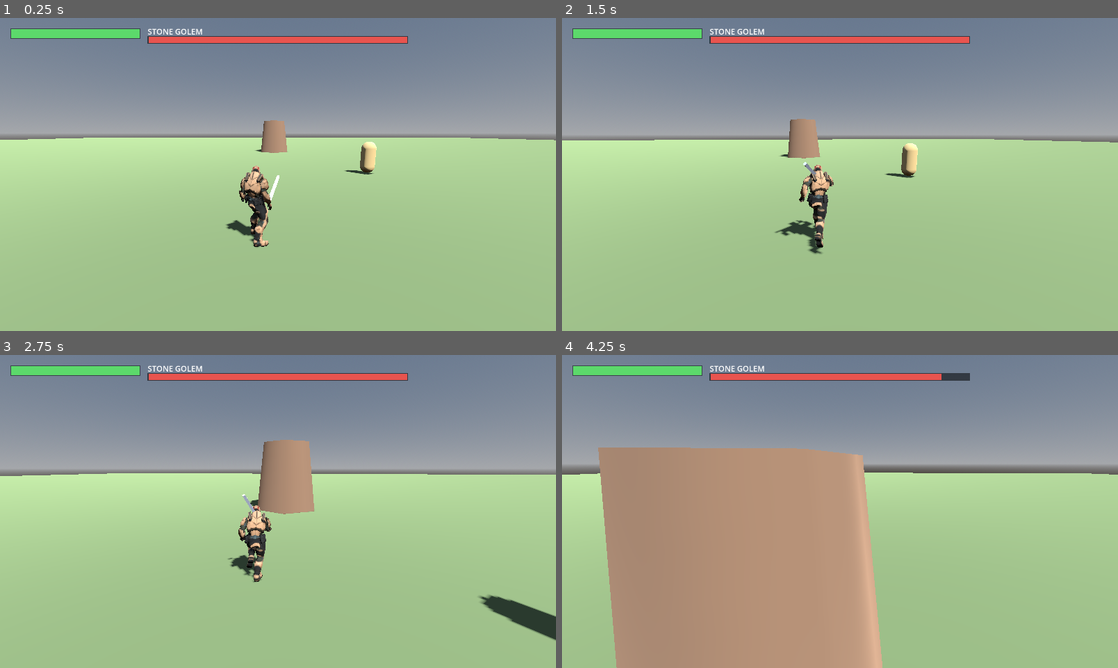
Above: before the commit, frames 1-4 (two rows, left to right).
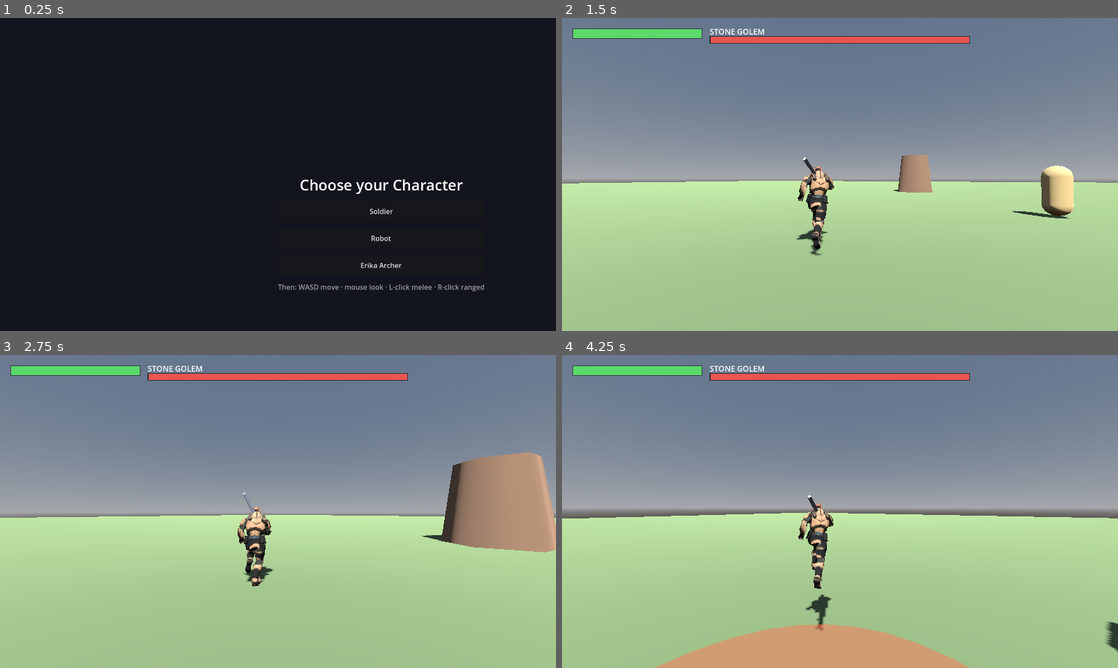
Above: after the commit, the same moments.

Repository: alison-crypto/Bossraid
Game: Godot game, scene res://Select.tscn
The game is run twice, just before and just after one commit, with the same random seed, the same clock (stepped at 60 frames per second) and the same inputs. Before the commit the project starts from res://Main.tscn.
Inputs (mouse positions are in pixels of both pictures, inside the frame that each line leads up to):
- Up to frame 1 (0.25 s): no input
- Up to frame 2 (1.5 s): click (945, 212) at 0.5 s, where only the run after the commit has a clickable "Soldier"; tap Enter at 1.25 s; move the mouse to (867, 174) at 1.27 s; hold W from 1.28 s (still down); hold Shift from 1.28 s (still down); click (867, 174) at 1.42 s
- Up to frame 3 (2.75 s): keep holding W; tap Space at 1.52, 2.27 s; move the mouse to (250, 511) at 2.02 s; release Shift at 2.03 s; tap Shift at 2.1 s; click (250, 511) at 2.17 s
- Up to frame 4 (4.25 s): keep holding W; move the mouse to (851, 505) at 2.77 s; hold Shift 2.78-3.53 s; click (851, 505) at 2.92 s; move the mouse to (834, 517) at 3.52 s; tap Shift at 3.6 s; click (834, 517) at 3.67 s; tap Space at 3.77 s

The runs differ from the first frame. In frame 1, 100% of the frame differs, in the area x 0-100%, y 0-100%; in frame 2, 25%; in frame 3, 28%; in frame 4, 48%.

Commit message:
Godot: character-select screen + attack animations
- Select.tscn/Select.gd: pick Soldier / Robot / Erika before playing; choice
  stored in a GameState autoload. Start scene is now the select menu.
- Main loads the selected character (with per-character facing flip from the
  list) instead of a hardcoded constant.
- Attack animation hookup: detect an attack clip (punch/slash/attack/swing/...),
  play it once on melee, suppress locomotion during it, and resume via
  animation_finished. Robot's built-in Punch now plays on left-click; Soldier/
  Erika will swing once a Mixamo slash clip is added.

https://claude.ai/code/session_01T2UvrvtPQEdDNw9UqU1nTn

Diff:
--- /dev/null
+++ b/godot/GameState.gd
@@ -0,0 +1,14 @@
+# Autoload singleton holding the selected character across scenes.
+extends Node
+
+# flip = face the model 180° to match its movement direction (rig-dependent).
+var characters := [
+	{"name": "Soldier", "file": "res://models/Soldier.glb", "flip": true},
+	{"name": "Robot", "file": "res://models/RobotExpressive.glb", "flip": false},
+	{"name": "Erika Archer", "file": "res://models/Erika.glb", "flip": true},
+]
+var selected := 0
+
+
+func current() -> Dictionary:
+	return characters[clampi(selected, 0, characters.size() - 1)]
--- a/godot/Main.gd
+++ b/godot/Main.gd
@@ -34,6 +34,9 @@
 var cur_anim := ""
 var idle_anim := ""
 var run_anim := ""
+var attack_anim := ""
+var attacking := false
+var face_flip := true
 var weapon: MeshInstance3D
 var weapon_attach: BoneAttachment3D
 var weapon_scaled := false
@@ -196,7 +199,9 @@
 	col.position = Vector3(0, 0.85, 0)
 	player.add_child(col)
 
-	var scene := load(CHARACTER)
+	var entry: Dictionary = GameState.current() # autoload; defaults to first character
+	face_flip = entry.get("flip", true)
+	var scene := load(entry.get("file", CHARACTER))
 	if scene:
 		model = scene.instantiate()
 		player.add_child(model)
@@ -273,20 +278,35 @@
 		return
 	var list := anim.get_animation_list()
 	print("Bossraid: character animations = ", list)
-	# Imported glTF clips don't loop by default — make locomotion clips loop.
-	for n in list:
-		var a := anim.get_animation(n)
-		if a:
-			a.loop_mode = Animation.LOOP_LINEAR
 	idle_anim = _match_anim(list, ["idle"])
 	run_anim = _match_anim(list, ["run", "jog", "walk"])
+	attack_anim = _match_anim(list, ["slash", "attack", "punch", "swing", "melee", "stab"])
 	if idle_anim == "" and list.size() > 0:
 		idle_anim = list[0]
 	if run_anim == "":
 		run_anim = idle_anim
+	# Imported glTF clips don't loop by default — loop only locomotion.
+	_set_loop(idle_anim, true)
+	_set_loop(run_anim, true)
+	_set_loop(attack_anim, false) # one-shot
+	anim.animation_finished.connect(_on_anim_finished)
 	if idle_anim != "":
 		anim.play(idle_anim)
 		cur_anim = idle_anim
+
+
+func _set_loop(anim_name: String, on: bool) -> void:
+	if anim_name == "" or not anim.has_animation(anim_name):
+		return
+	var a := anim.get_animation(anim_name)
+	if a:
+		a.loop_mode = Animation.LOOP_LINEAR if on else Animation.LOOP_NONE
+
+
+func _on_anim_finished(finished_name) -> void:
+	if String(finished_name) == attack_anim:
+		attacking = false
+		cur_anim = "" # let _physics_process resume idle/run
 
 
 func _match_anim(list, keys) -> String:
@@ -383,14 +403,13 @@
 		player.velocity.y = JUMP
 	player.move_and_slide()
 
-	if dir.length() > 0.1:
-		if model:
-			var target := atan2(dir.x, dir.z) + (PI if MODEL_FACE_FLIP else 0.0)
-			model_facing = lerp_angle(model_facing, target, 0.2)
-			model.rotation.y = model_facing
-		_play(run_anim)
-	else:
-		_play(idle_anim)
+	if dir.length() > 0.1 and model:
+		var target := atan2(dir.x, dir.z) + (PI if face_flip else 0.0)
+		model_facing = lerp_angle(model_facing, target, 0.2)
+		model.rotation.y = model_facing
+	# Locomotion animation (suppressed while an attack animation is playing).
+	if not attacking:
+		_play(run_anim if dir.length() > 0.1 else idle_anim)
 
 	# Size the held weapon to ~world scale (the hand bone may be heavily scaled).
 	if weapon_attach and not weapon_scaled:
@@ -502,6 +521,11 @@
 	if melee_cd > 0.0 or player_dead:
 		return
 	melee_cd = 0.45
+	# Play the attack animation (if the character has one), once.
+	if attack_anim != "" and anim:
+		attacking = true
+		anim.play(attack_anim, 0.1)
+		cur_anim = attack_anim
 	var aim := -cam_yaw.global_transform.basis.z
 	aim.y = 0
 	aim = aim.normalized()
--- /dev/null
+++ b/godot/Select.gd
@@ -0,0 +1,43 @@
+# Character-select screen: a button per character. Picking one stores it in
+# GameState and loads the arena (Main.tscn).
+extends Control
+
+
+func _ready() -> void:
+	set_anchors_preset(Control.PRESET_FULL_RECT)
+
+	var bg := ColorRect.new()
+	bg.color = Color(0.07, 0.08, 0.12)
+	bg.set_anchors_preset(Control.PRESET_FULL_RECT)
+	bg.mouse_filter = Control.MOUSE_FILTER_IGNORE
+	add_child(bg)
+
+	var vb := VBoxContainer.new()
+	vb.set_anchors_preset(Control.PRESET_CENTER)
+	vb.add_theme_constant_override("separation", 14)
+	add_child(vb)
+
+	var title := Label.new()
+	title.text = "Choose your Character"
+	title.horizontal_alignment = HORIZONTAL_ALIGNMENT_CENTER
+	title.add_theme_font_size_override("font_size", 34)
+	vb.add_child(title)
+
+	for i in GameState.characters.size():
+		var c: Dictionary = GameState.characters[i]
+		var b := Button.new()
+		b.text = c.name
+		b.custom_minimum_size = Vector2(280, 48)
+		b.pressed.connect(_on_pick.bind(i))
+		vb.add_child(b)
+
+	var hint := Label.new()
+	hint.text = "Then: WASD move · mouse look · L-click melee · R-click ranged"
+	hint.horizontal_alignment = HORIZONTAL_ALIGNMENT_CENTER
+	hint.modulate = Color(1, 1, 1, 0.6)
+	vb.add_child(hint)
+
+
+func _on_pick(i: int) -> void:
+	GameState.selected = i
+	get_tree().change_scene_to_file("res://Main.tscn")
--- /dev/null
+++ b/godot/Select.tscn
@@ -0,0 +1,10 @@
+[gd_scene load_steps=2 format=3 uid="uid://bossraidselect01"]
+
+[ext_resource type="Script" path="res://Select.gd" id="1_sel"]
+
+[node name="Select" type="Control"]
+layout_mode = 3
+anchors_preset = 15
+anchor_right = 1.0
+anchor_bottom = 1.0
+script = ExtResource("1_sel")
--- a/godot/project.godot
+++ b/godot/project.godot
@@ -6,9 +6,13 @@
 [application]
 
 config/name="Bossraid"
-run/main_scene="res://Main.tscn"
+run/main_scene="res://Select.tscn"
 config/features=PackedStringArray("4.3", "Forward Plus")
 config/icon="res://icon.svg"
+
+[autoload]
+
+GameState="*res://GameState.gd"
 
 [display]
 
